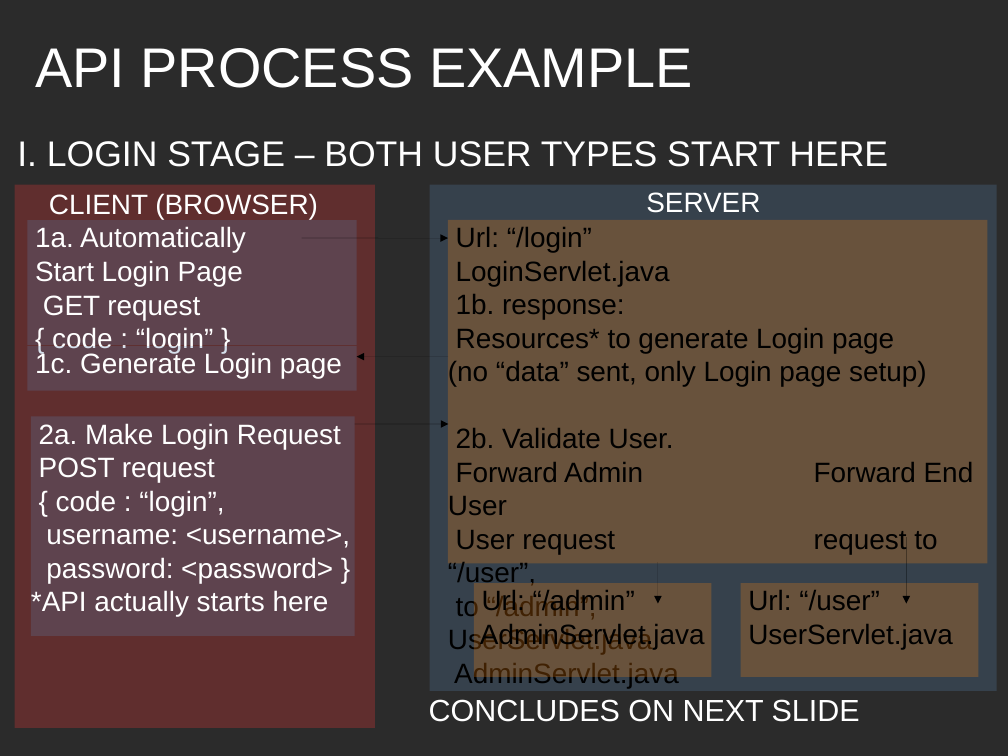
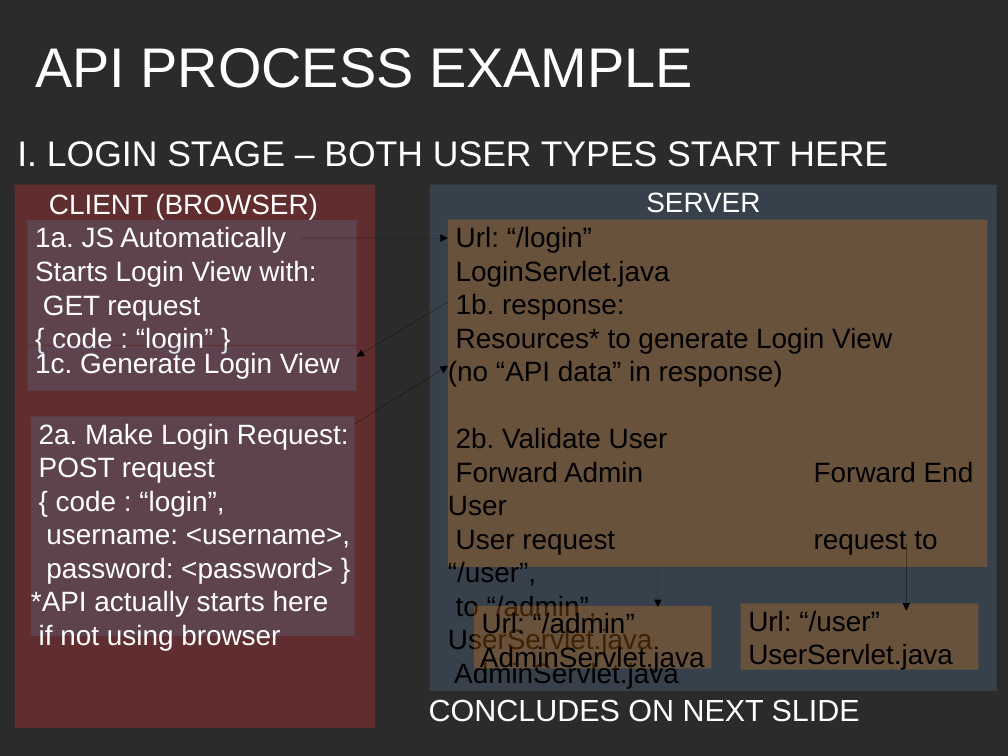
Before and after one commit to nrevs/project_one, a slide deck: slide 4 of ProjectOne.odp. Drawn at 1008x756 pixels with LibreOffice and Linux fonts; fonts in the diff are those of the drawing; background and template pictures are left out; a plain dark background stands for a picture behind light text. Boxes give left, top, right and bottom in pixels: in the first picture for what was removed or moved away, otherwise in the second. Text is boxed around its words. In the diff, an @@ line names an element or a change of style, - is before the commit and + after.

```diff
--- a/ProjectOne.odp
+++ b/ProjectOne.odp
@@ subtitle at <box>35,226,316,286</box>: text changed @@
-1a. Automatically
-Start Login Page
+1a. JS Automatically
+Starts Login View with:
@@ rectangle "Url: “/login”": place and size @@
-rectangle "Url: “/login”" at <box>448,220,988,563</box>
+rectangle "Url: “/login”" at <box>448,220,988,567</box>
@@ arrow moved from (448, 357) - (357, 357) to (448, 302) - (357, 357) @@
@@ text in rectangle at <box>448,328,892,448</box>: text changed @@
-Resources* to generate Login page
-(no “data” sent, only Login page setup)
-2b. Validate User.
+Resources* to generate Login View
+(no “API data” in response)
+2b. Validate User
@@ text in rectangle at <box>35,352,340,379</box>: text changed @@
-1c. Generate Login page
+1c. Generate Login View
@@ arrow moved from (355, 424) - (448, 424) to (355, 424) - (448, 366) @@
@@ text in rectangle at <box>39,423,349,449</box>: text changed @@
-2a. Make Login Request
+2a. Make Login Request:
@@ arrow moved from (659, 563) - (659, 604) to (659, 566) - (659, 607) @@
@@ arrow moved from (906, 537) - (906, 604) to (906, 544) - (906, 611) @@
@@ text in rectangle at <box>39,624,280,650</box>: paragraph added @@
+if not using browser
@@ rectangle "Url: “/admin”": place and size @@
-rectangle "Url: “/admin”" at <box>474,584,712,678</box>
+rectangle "Url: “/admin”" at <box>474,606,712,668</box>
@@ rectangle "Url: “/user”": place and size @@
-rectangle "Url: “/user”" at <box>741,584,979,678</box>
+rectangle "Url: “/user”" at <box>741,604,979,670</box>
```
Also in this commit, not shown: 5 other slides changed, 7 other files.
